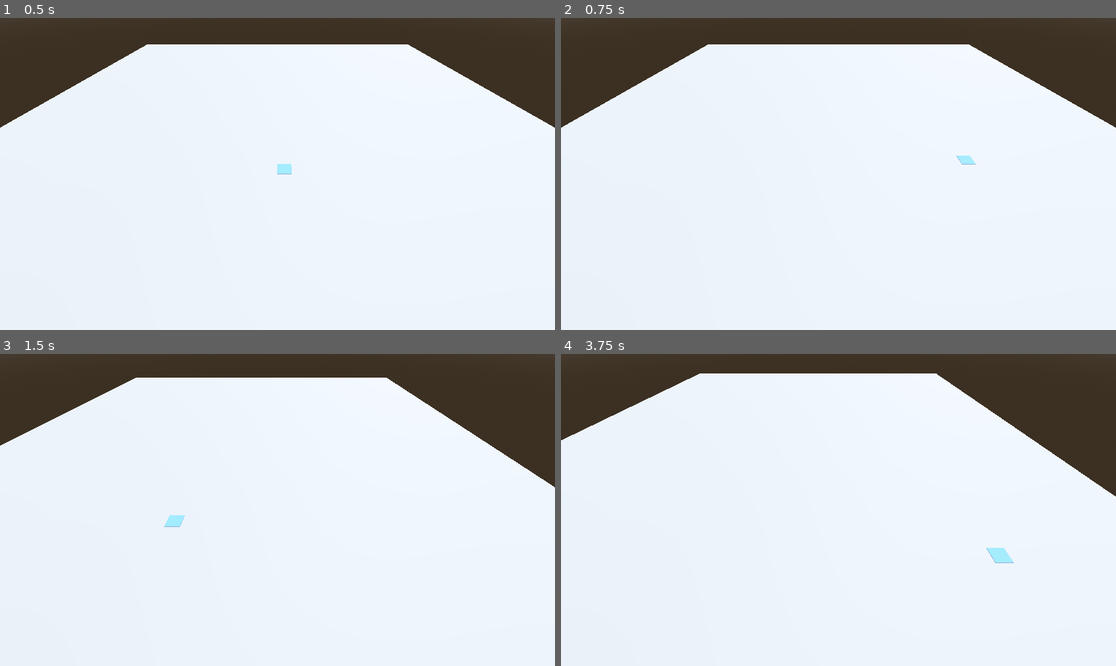
Above: before the commit, frames 1-4 (two rows, left to right).
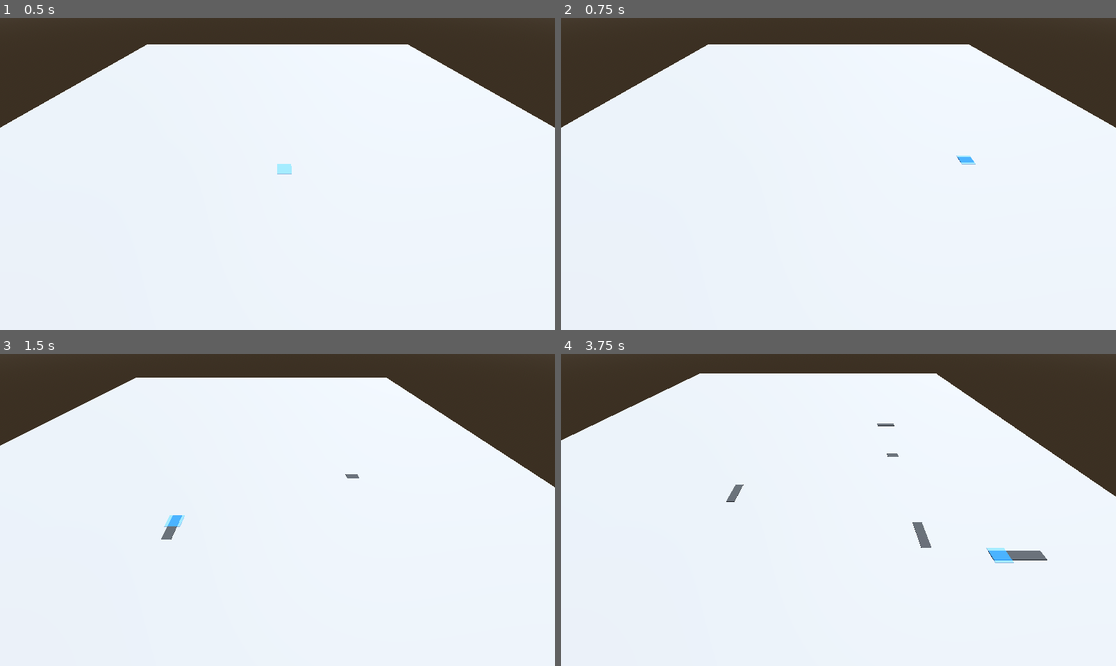
Above: after the commit, the same moments.

Repository: SirPrincy/TrayB
Game: Godot game, scene res://main.tscn
The game is run twice, just before and just after one commit, with the same random seed, the same clock (stepped at 60 frames per second) and the same inputs.
Inputs (mouse positions are in pixels of both pictures, inside the frame that each line leads up to):
- Up to frame 1 (0.5 s): no input
- Up to frame 2 (0.75 s): tap Enter (ui_accept) at 0.5 s; move the mouse to (960, 158) at 0.52 s; hold D from 0.53 s (still down); hold Z from 0.53 s (still down); click (960, 158) at 0.67 s
- Up to frame 3 (1.5 s): tap Enter (ui_accept) at 0.77 s; move the mouse to (166, 525) at 1.27 s; release D at 1.28 s; release Z at 1.28 s; hold S from 1.28 s (still down); tap Q at 1.35 s; click (166, 525) at 1.42 s
- Up to frame 4 (3.75 s): tap Enter (ui_accept) at 1.52, 2, 3.02, 3.5 s; move the mouse to (894, 441) at 2.02 s; release S at 2.03 s; hold D 2.03-2.78 s; tap 1 at 2.1 s; click (894, 441) at 2.17 s; move the mouse to (810, 572) at 2.77 s; hold W 2.78-3.53 s; tap 2 at 2.85 s; click (810, 572) at 2.92 s; move the mouse to (1005, 556) at 3.52 s; hold A from 3.53 s (still down); tap 3 at 3.6 s; click (1005, 556) at 3.67 s

Frame 1 is identical in both runs. In frame 2, less than 0.1% of the frame differs, in the area x 71-75%, y 44-47%; in frame 3, 0.2%; in frame 4, 0.6%, in the area x 29-88%, y 22-67%.

Commit message:
feat: implement Milestone 2 (Infrastructures et Tracés)
- Création de MapManager.gd pour la gestion de la grille logique et du rendu.
- Ajout de RouteVisual.tscn pour la représentation visuelle des routes.
- Enregistrement de MapManager en tant qu'Autoload.
- Mise à jour de GridCursor.gd pour permettre la pose de routes au clic gauche maintenu.
- Implémentation d'un système d'auto-tiling simple (rotation et échelle) pour les connexions de routes.
- Commentaires en français comme demandé.

Co-authored-by: SirPrincy <267638137+SirPrincy@users.noreply.github.com>

Diff:
--- /dev/null
+++ b/RouteVisual.tscn
@@ -0,0 +1,13 @@
+[gd_scene load_steps=3 format=3 uid="uid://c6u7v4b3j6n2l"]
+
+[sub_resource type="StandardMaterial3D" id="StandardMaterial3D_1"]
+albedo_color = Color(0.2, 0.2, 0.2, 1)
+
+[sub_resource type="BoxMesh" id="BoxMesh_1"]
+material = SubResource("StandardMaterial3D_1")
+size = Vector3(2, 0.1, 1.2)
+
+[node name="RouteVisual" type="Node3D"]
+
+[node name="MeshInstance3D" type="MeshInstance3D" parent="."]
+mesh = SubResource("BoxMesh_1")
--- a/project.godot
+++ b/project.godot
@@ -18,6 +18,7 @@
 [autoload]
 
 TimeManager="*res://scripts/TimeManager.gd"
+MapManager="*res://scripts/MapManager.gd"
 
 [physics]
 
--- a/scripts/GridCursor.gd
+++ b/scripts/GridCursor.gd
@@ -7,6 +7,7 @@
 @export var cursor_visual: MeshInstance3D # Référence au cube plat visuel
 
 var _camera: Camera3D
+var _current_grid_pos: Vector2i
 
 func _ready() -> void:
 	_camera = get_viewport().get_camera_3d()
@@ -31,10 +32,20 @@
 		if t > 0:
 			var world_pos = ray_origin + ray_direction * t
 			_update_cursor_position(world_pos)
+			_handle_input()
 
 func _update_cursor_position(world_pos: Vector3) -> void:
 	# Calcul du snap sur la grille
-	var snapped_x = floor(world_pos.x / grid_size) * grid_size + (grid_size / 2.0)
-	var snapped_z = floor(world_pos.z / grid_size) * grid_size + (grid_size / 2.0)
+	var grid_x = floor(world_pos.x / grid_size)
+	var grid_z = floor(world_pos.z / grid_size)
+
+	_current_grid_pos = Vector2i(int(grid_x), int(grid_z))
+
+	var snapped_x = grid_x * grid_size + (grid_size / 2.0)
+	var snapped_z = grid_z * grid_size + (grid_size / 2.0)
 
 	global_position = Vector3(snapped_x, 0.05, snapped_z) # Un peu au dessus du sol pour éviter le Z-fighting
+
+func _handle_input() -> void:
+	if Input.is_mouse_button_pressed(MOUSE_BUTTON_LEFT):
+		MapManager.add_road(_current_grid_pos)
--- /dev/null
+++ b/scripts/MapManager.gd
@@ -0,0 +1,88 @@
+extends Node3D
+
+# MapManager.gd
+# Gère les données de la carte (grille) et le rendu des infrastructures.
+
+# Dictionnaire pour stocker les types d'infrastructures par coordonnées de grille (Vector2i)
+var grid_data = {} # { Vector2i: String }
+# Dictionnaire pour stocker les instances visuelles
+var visuals = {}   # { Vector2i: Node3D }
+
+@export var grid_size: float = 2.0
+var route_scene = preload("res://RouteVisual.tscn")
+
+func _ready() -> void:
+	# On s'assure que le MapManager est bien positionné au centre si nécessaire
+	# mais comme il gère des positions absolues, peu importe.
+	pass
+
+# Ajoute une route à la position donnée (coordonnées de grille)
+func add_road(grid_pos: Vector2i):
+	if grid_data.has(grid_pos):
+		return # Empêche de poser deux routes au même endroit
+
+	grid_data[grid_pos] = "route"
+	_create_visual(grid_pos)
+	_update_neighbors(grid_pos)
+
+# Crée l'instance visuelle pour une case de route
+func _create_visual(grid_pos: Vector2i):
+	if not route_scene:
+		push_error("RouteVisual.tscn n'est pas chargé")
+		return
+
+	var instance = route_scene.instantiate()
+	add_child(instance)
+
+	# Positionnement au centre de la case de grille
+	# On multiplie par grid_size et on ajoute grid_size/2 pour centrer le mesh
+	var world_x = grid_pos.x * grid_size + (grid_size / 2.0)
+	var world_z = grid_pos.y * grid_size + (grid_size / 2.0)
+	instance.position = Vector3(world_x, 0.01, world_z) # 0.01 pour éviter le Z-fighting avec le sol
+
+	visuals[grid_pos] = instance
+	_update_visual(grid_pos)
+
+# Met à jour les voisins d'une case pour recalculer leur auto-tiling
+func _update_neighbors(grid_pos: Vector2i):
+	var neighbors = [
+		grid_pos + Vector2i.UP,
+		grid_pos + Vector2i.DOWN,
+		grid_pos + Vector2i.LEFT,
+		grid_pos + Vector2i.RIGHT
+	]
+	for n in neighbors:
+		if visuals.has(n):
+			_update_visual(n)
+
+# Logique d'auto-tiling simplifiée
+func _update_visual(grid_pos: Vector2i):
+	var visual = visuals[grid_pos]
+	if not visual: return
+
+	# Vérification de la présence de voisins (haut, bas, gauche, droite)
+	var up = grid_data.has(grid_pos + Vector2i.UP)
+	var down = grid_data.has(grid_pos + Vector2i.DOWN)
+	var left = grid_data.has(grid_pos + Vector2i.LEFT)
+	var right = grid_data.has(grid_pos + Vector2i.RIGHT)
+
+	# Logique de rotation et d'échelle pour simuler des connexions
+	# C'est ici qu'on peut plus tard remplacer par des modèles de virages/croisements
+
+	if (up or down) and not (left or right):
+		# Route verticale
+		visual.rotation_degrees.y = 90
+		visual.scale = Vector3(1, 1, 1)
+	elif (left or right) and not (up or down):
+		# Route horizontale
+		visual.rotation_degrees.y = 0
+		visual.scale = Vector3(1, 1, 1)
+	elif (up or down) and (left or right):
+		# Intersection
+		visual.rotation_degrees.y = 0
+		# On augmente un peu l'échelle pour couvrir l'intersection avec le rectangle
+		visual.scale = Vector3(1.2, 1, 1.2)
+	else:
+		# Route isolée
+		visual.rotation_degrees.y = 0
+		visual.scale = Vector3(1, 1, 1)
